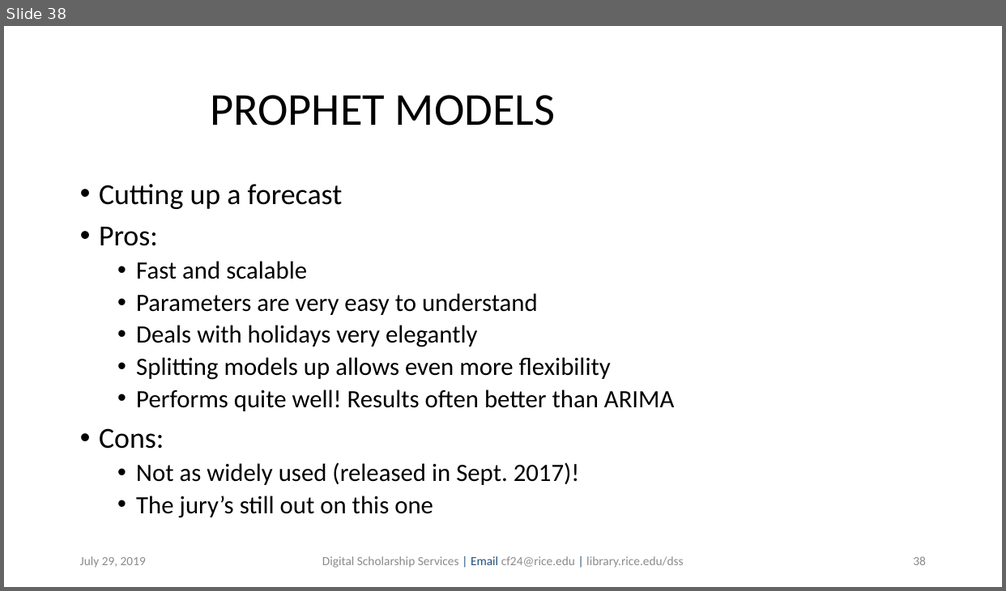
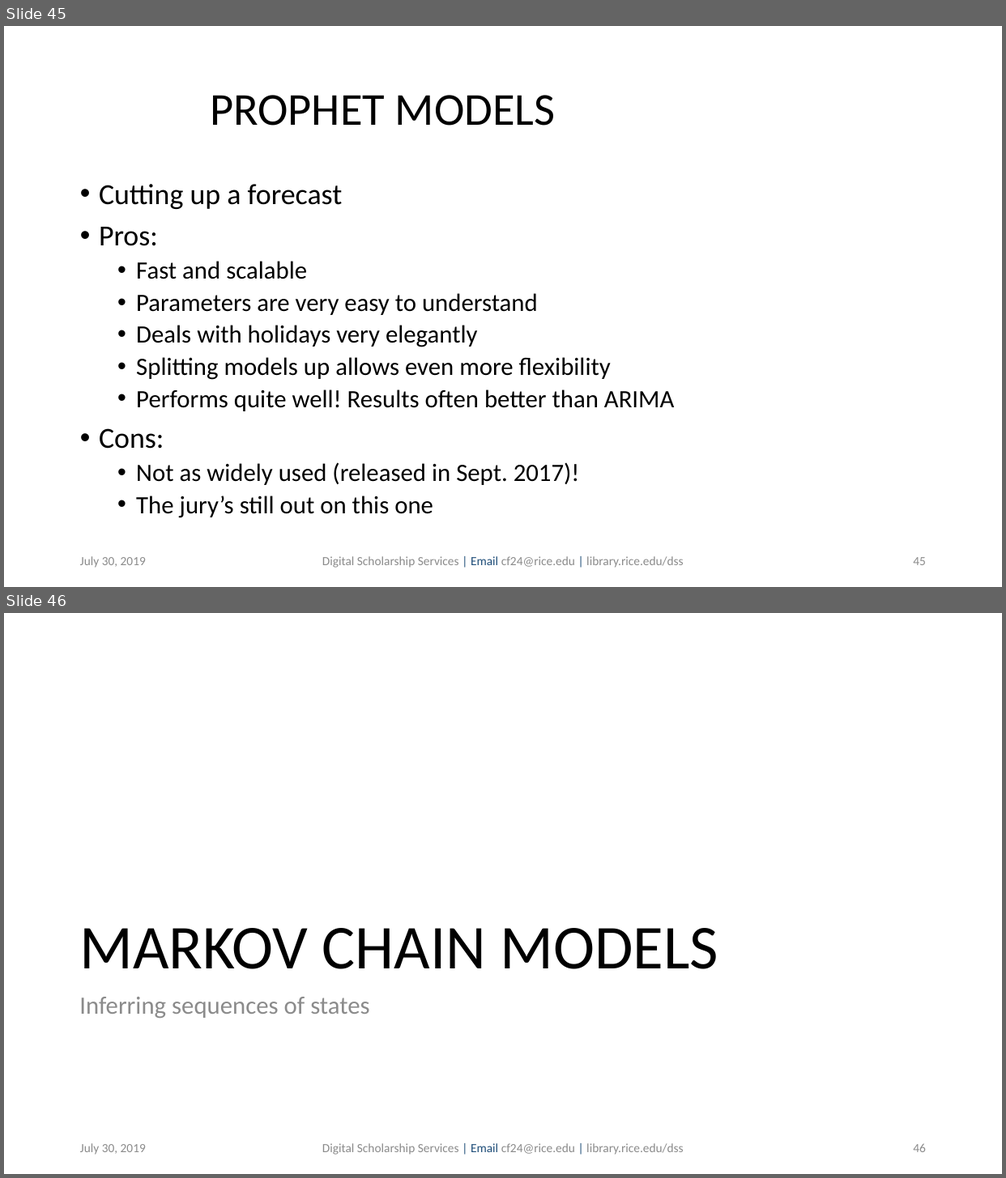
Before and after one commit to bakitybacon/rice-data-and-donuts, a slide deck: tsa/Introduction to Time Series Analysis.pptx. Shown one above the other, each under a label of ours: slide 38 before the commit, slides 45 and 46 after it. The pictures are 1006x591 and 1006x1178 pixels, drawn with LibreOffice and Linux fonts; fonts in the diff are those of the drawing; background and template pictures are left out. Boxes give left, top, right and bottom in pixels: in the first picture for what was removed or moved away, otherwise in the second. Text is boxed around its words. In the diff, an @@ line names an element or a change of style, - is before the commit and + after.

```diff
--- a/tsa/Introduction to Time Series Analysis.pptx
+++ b/tsa/Introduction to Time Series Analysis.pptx
@@ slide 46 added at (4, 613, 1002, 1174), background #FFFFFF @@
@@ title added at (79, 928, 718, 969), 60 pt, text #000000 @@
+MARKOV CHAIN MODELS
@@ text added at (79, 997, 369, 1018), 24 pt, text #8C8C8C @@
+Inferring sequences of states
@@ text added at (80, 1144, 146, 1155), 12 pt, text #8C8C8C @@
+July 30, 2019
@@ text added at (322, 1144, 683, 1155), 12 pt, text #8C8C8C @@
+Digital Scholarship Services | Email cf24@rice.edu | library.rice.edu/dss
@@ page number added at (913, 1144, 926, 1152), 12 pt, text #8C8C8C @@
+46
@@ what was slide 38 is now slide 45 @@
@@ slide 45 changed as well @@
@@ text at (80, 557, 146, 568): text changed @@
-July 29, 2019
+July 30, 2019
@@ page number at (913, 557, 926, 565): text changed @@
-38
+45
```
Also in this commit, not shown: 39 other slides changed, 8 other slides added.
